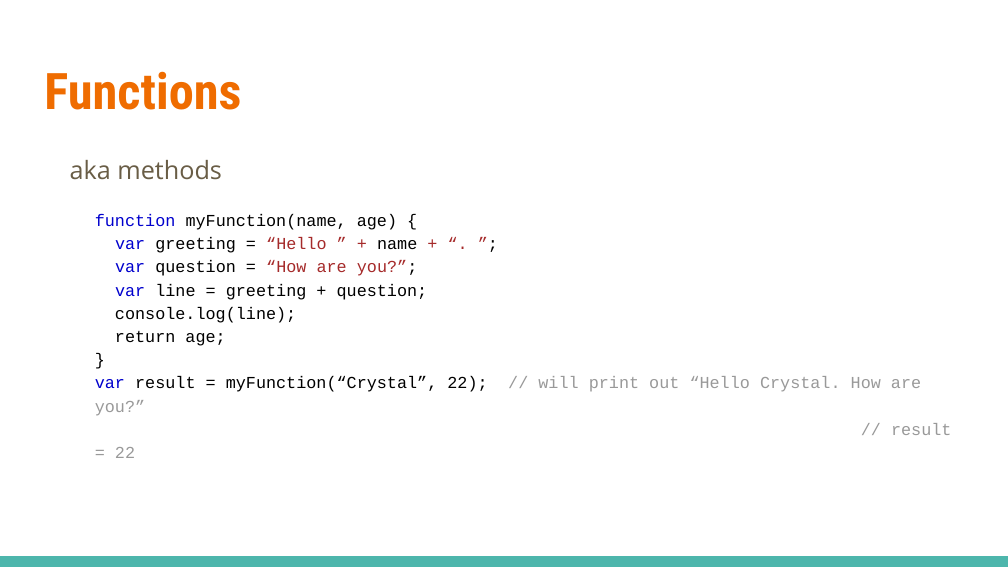
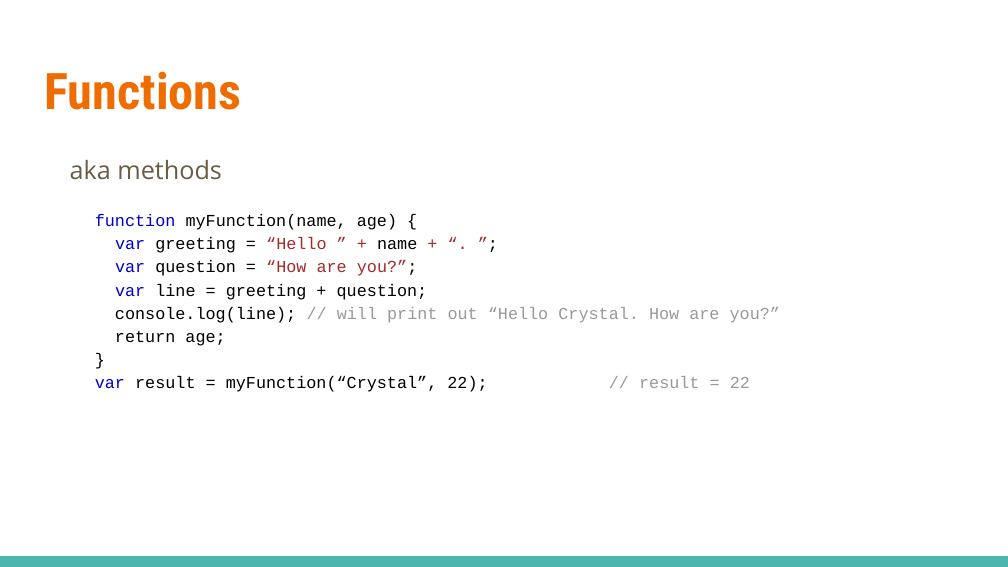
Before and after one commit to linkedin/high-school-trainee, a slide deck: slide 13 of Week 2/Lectures/2.1 JavaScript- Basics.pptx. Drawn at 1008x567 pixels with LibreOffice and Linux fonts; fonts in the diff are those of the drawing. Boxes give left, top, right and bottom in pixels: in the first picture for what was removed or moved away, otherwise in the second. Text is boxed around its words. In the diff, an @@ line names an element or a change of style, - is before the commit and + after.

```diff
--- a/Week 2/Lectures/2.1 JavaScript- Basics.pptx
+++ b/Week 2/Lectures/2.1 JavaScript- Basics.pptx
@@ text at [115,307,780,323]: text changed; text colour #000000 to #999999 @@
-console.log(line);
+console.log(line); // will print out “Hello Crystal. How are you?”
@@ text at [95,376,750,392]: text changed; text colour #999999 to #000000 @@
-var result = myFunction(“Crystal”, 22); // will print out “Hello Crystal. How are you?”
-// result = 22
+var result = myFunction(“Crystal”, 22); // result = 22
```
Also in this commit, not shown: 2 other slides changed.
